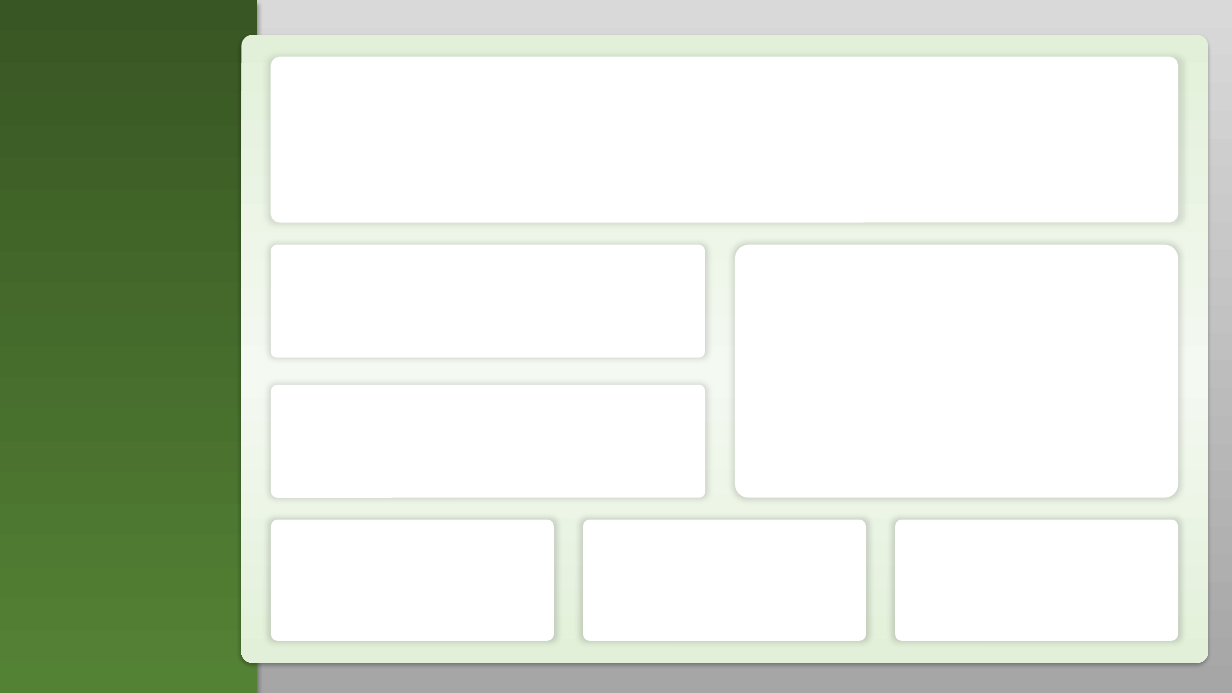
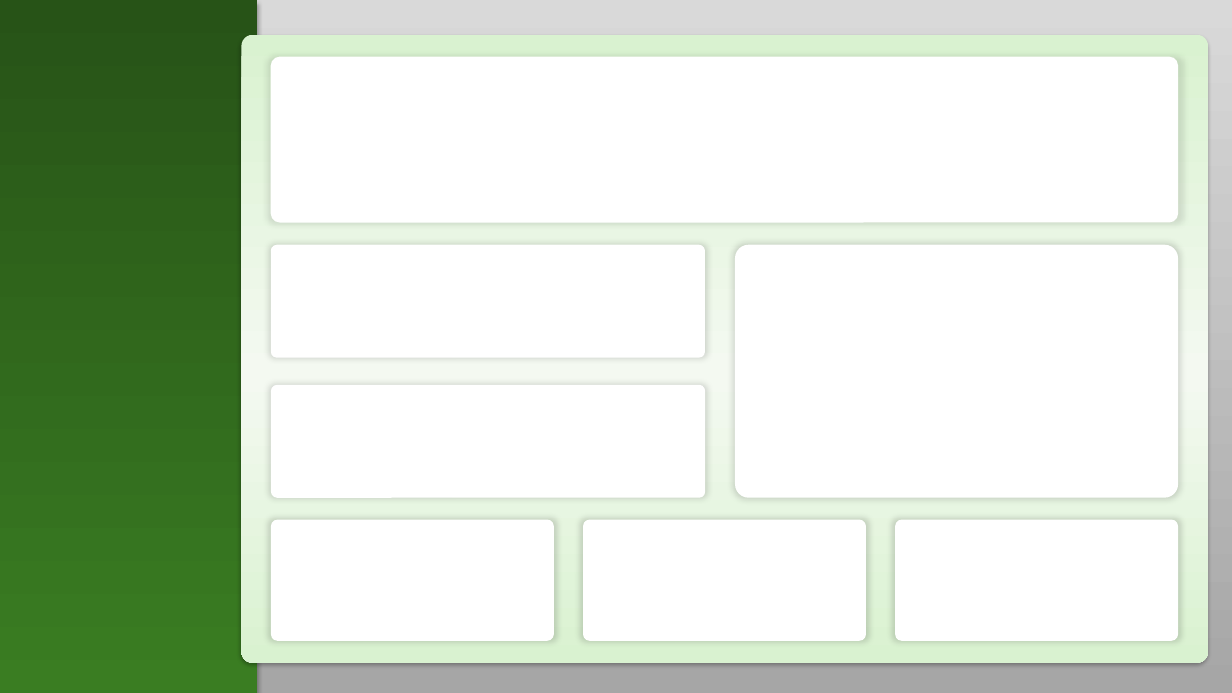
Before and after one commit to fernandomuzaber/data-analytics-projects, a slide deck: slide 14 of Proyectos/Proyecto8 - Funciones Adicionales de Power BI/Recursos/Interfaces+Power+BI/Fondos/Fondos Plantilla.pptx (slide 13 before the commit). Drawn at 1232x693 pixels with LibreOffice and Linux fonts; fonts in the diff are those of the drawing. Boxes give left, top, right and bottom in pixels: in the first picture for what was removed or moved away, otherwise in the second. Text is boxed around its words. In the diff, an @@ line names an element or a change of style, - is before the commit and + after.

```diff
--- a/Proyectos/Proyecto8 - Funciones Adicionales de Power BI/Recursos/Interfaces+Power+BI/Fondos/Fondos Plantilla.pptx
+++ b/Proyectos/Proyecto8 - Funciones Adicionales de Power BI/Recursos/Interfaces+Power+BI/Fondos/Fondos Plantilla.pptx
@@ rectangle at [0,0,257,693]: fill gradient #385723 to #548235 to gradient #275417 to #3B7D23 @@
@@ rounded rectangle at [241,35,1208,664]: fill gradient #E2F0D9 to #F4F9F1 to gradient #D9F2D0 to #F4F9F1 @@
```
Also in this commit, not shown: 12 other slides changed, 1 slide added, 4 other files.
